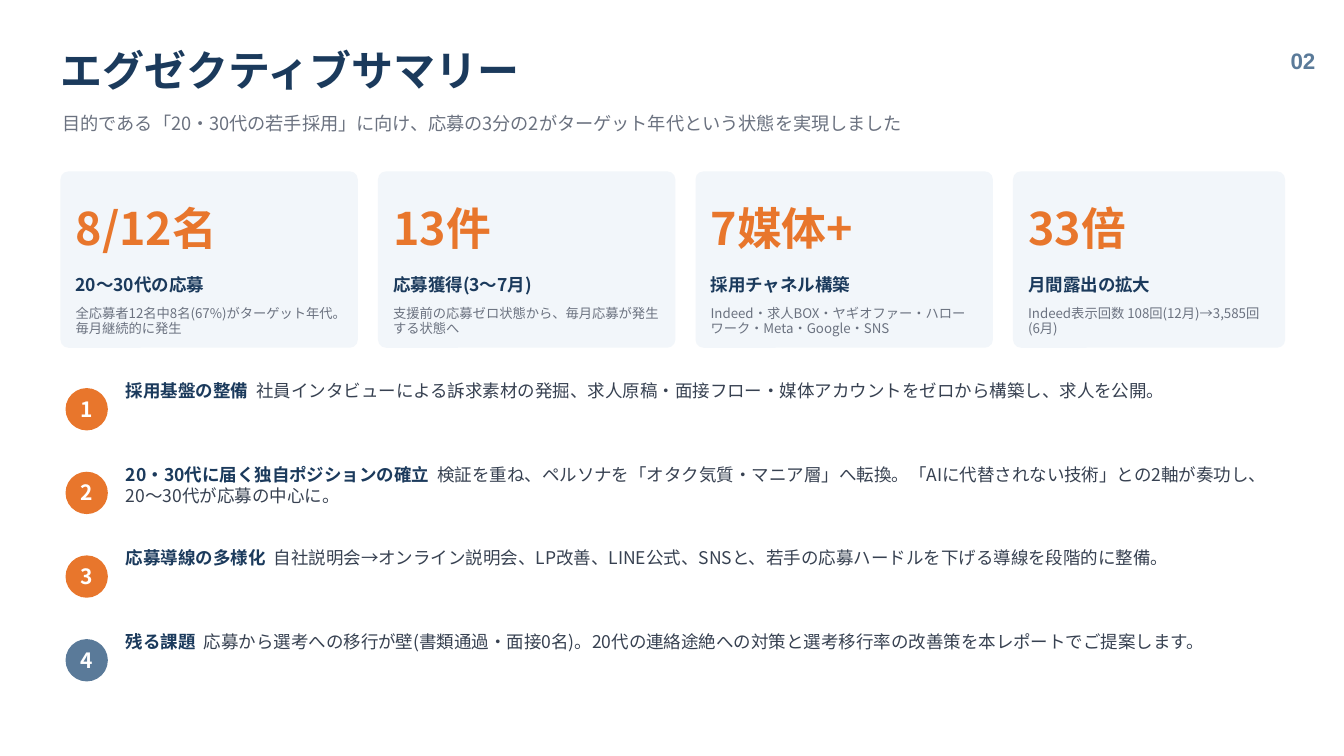
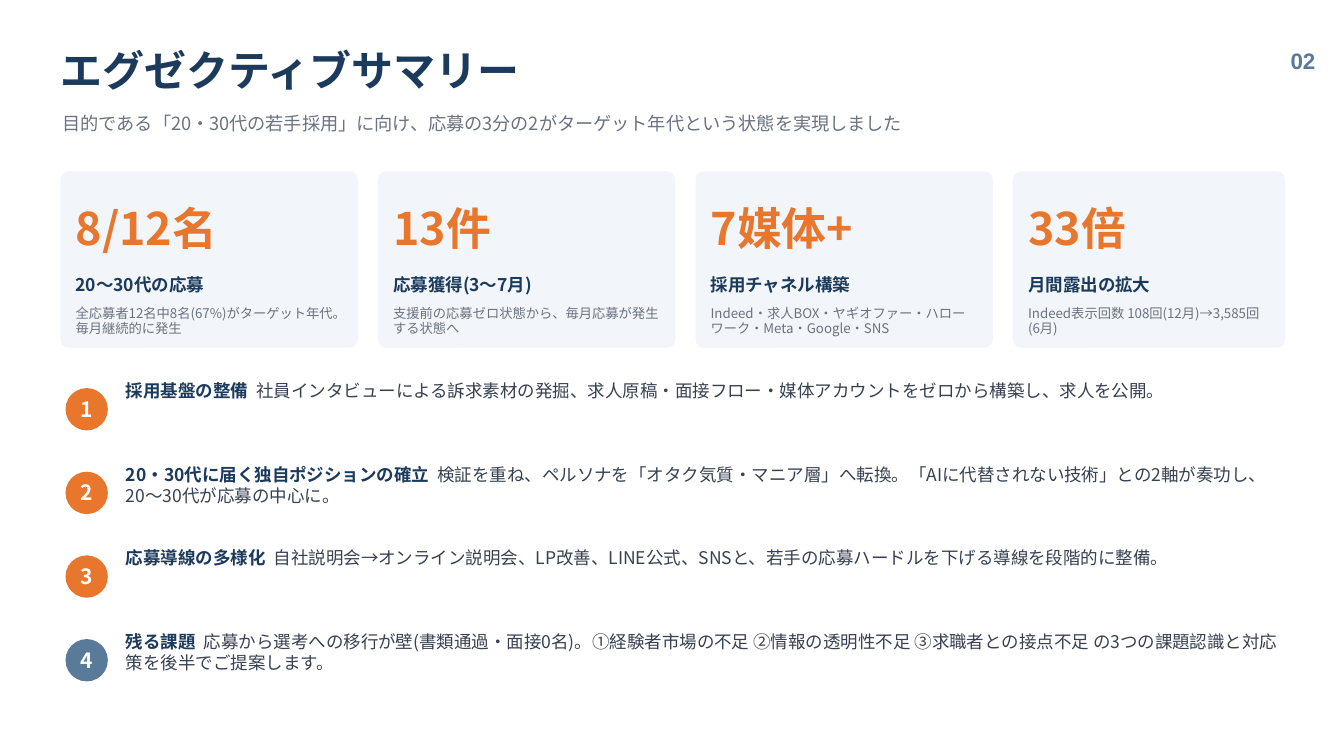
Before and after one commit to talenco0701/agency-agents, a slide deck: slide 2 of reports/matsushita-kogyo/松下工業様_採用強化支援_総括レポート.pptx. Drawn at 1344x756 pixels with LibreOffice and Linux fonts; fonts in the diff are those of the drawing. Boxes give left, top, right and bottom in pixels: in the first picture for what was removed or moved away, otherwise in the second. Text is boxed around its words. In the diff, an @@ line names an element or a change of style, - is before the commit and + after.

```diff
--- a/reports/matsushita-kogyo/松下工業様_採用強化支援_総括レポート.pptx
+++ b/reports/matsushita-kogyo/松下工業様_採用強化支援_総括レポート.pptx
@@ text at (126, 633, 1277, 671): text changed @@
-残る課題 応募から選考への移行が壁(書類通過・面接0名)。20代の連絡途絶への対策と選考移行率の改善策を本レポートでご提案します。
+残る課題 応募から選考への移行が壁(書類通過・面接0名)。①経験者市場の不足 ②情報の透明性不足 ③求職者との接点不足 の3つの課題認識と対応策を後半でご提案します。
```
Also in this commit, not shown: 2 other slides changed, 1 slide added, 1 other file.
